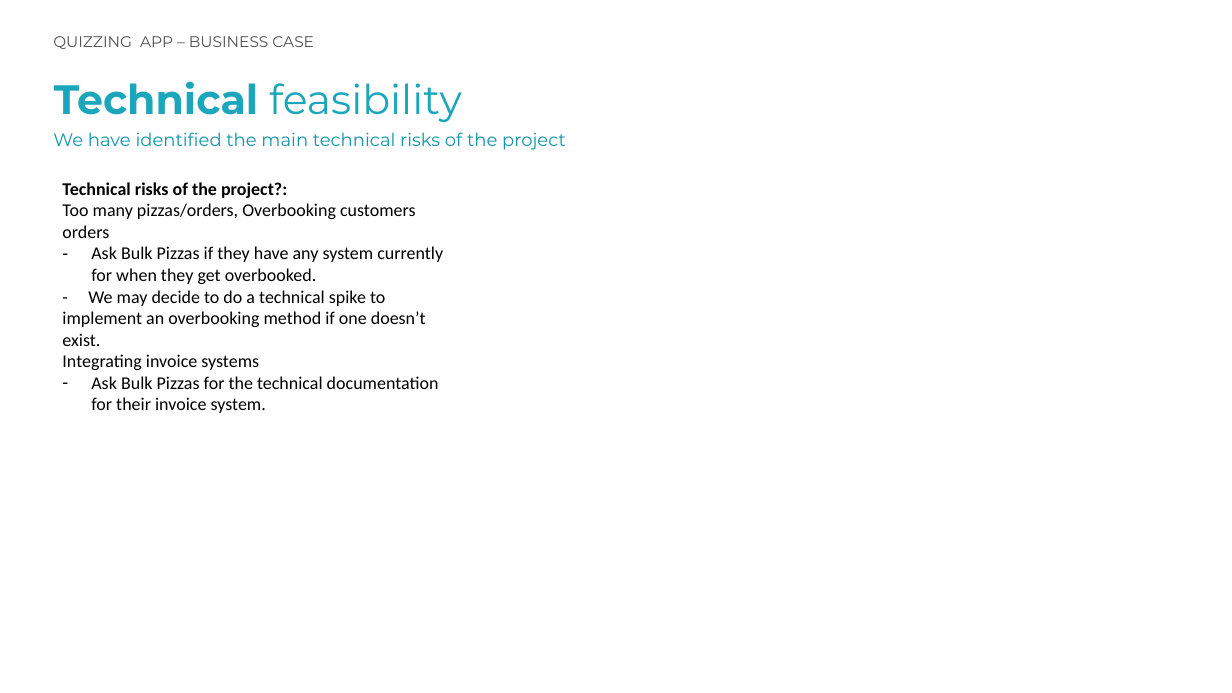
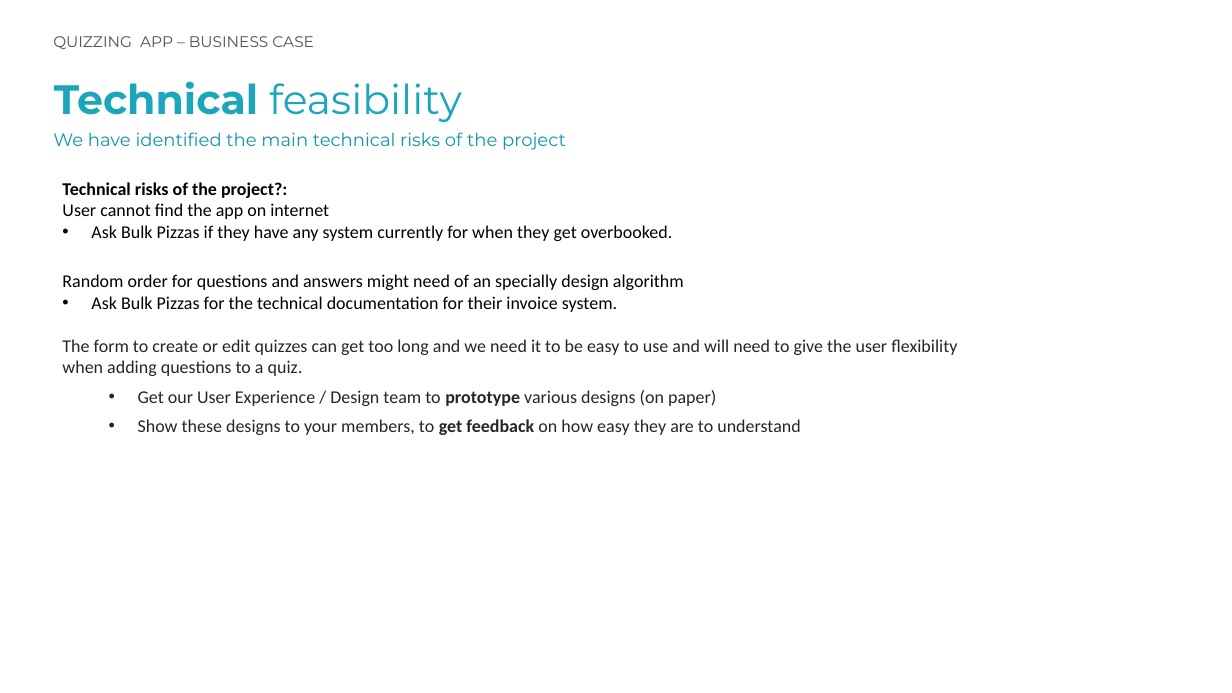
Before and after one commit to Joanajua/Quiz, a slide deck: slide 3 of Quiz - Documentation/QuizApp - Business Case.pptx. Drawn at 1232x693 pixels with LibreOffice and Linux fonts; fonts in the diff are those of the drawing. Boxes give left, top, right and bottom in pixels: in the first picture for what was removed or moved away, otherwise in the second. Text is boxed around its words. In the diff, an @@ line names an element or a change of style, - is before the commit and + after.

```diff
--- a/Quiz - Documentation/QuizApp - Business Case.pptx
+++ b/Quiz - Documentation/QuizApp - Business Case.pptx
@@ text at bbox=[62, 203, 329, 219]: text changed @@
-Too many pizzas/orders, Overbooking customers orders
+User cannot find the app on internet
@@ text at bbox=[91, 225, 672, 312]: bullet - to • @@
@@ text at bbox=[62, 274, 684, 290]: text changed @@
-- We may decide to do a technical spike to implement an overbooking method if one doesn’t exist.
-Integrating invoice systems
+Random order for questions and answers might need of an specially design algorithm
@@ text at bbox=[62, 339, 957, 435]: paragraphs added @@
+The form to create or edit quizzes can get too long and we need it to be easy to use and will need to give the user flexibility when adding questions to a quiz.
+  • Get our User Experience / Design team to prototype various designs (on paper)
+  • Show these designs to your members, to get feedback on how easy they are to understand
```
Also in this commit, not shown: 1 other slide changed, 5 other files.
